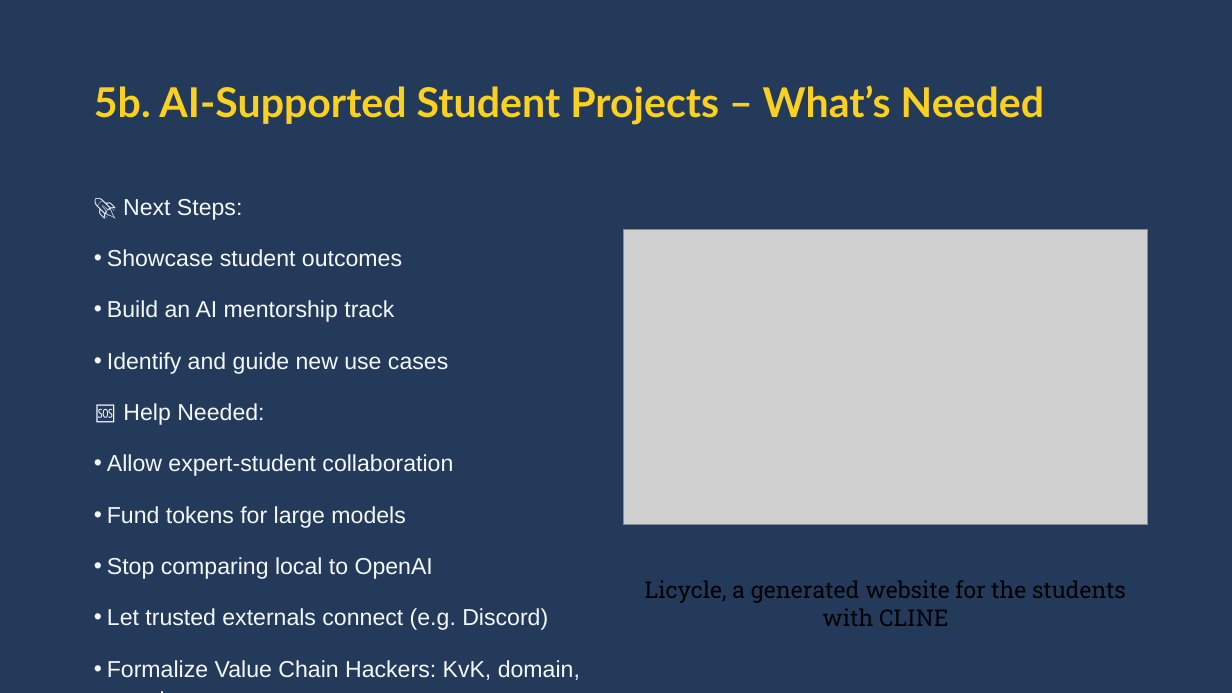
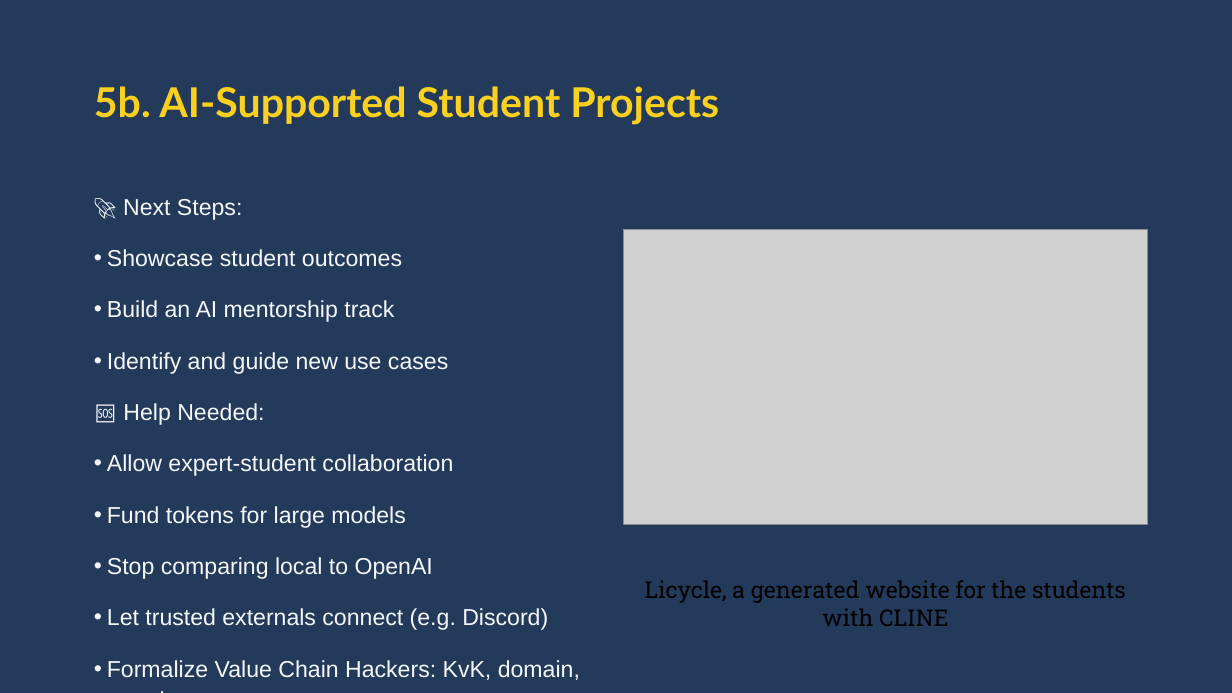
Before and after one commit to Value-Chain-Hackers/VCH-Overview, a slide deck: slide 12 of _PRESENTATIONS/VCH-Overview/Overview.pptx. Drawn at 1232x693 pixels with LibreOffice and Linux fonts; fonts in the diff are those of the drawing; grey boxes stand for pictures. Boxes give left, top, right and bottom in pixels: in the first picture for what was removed or moved away, otherwise in the second. Text is boxed around its words. In the diff, an @@ line names an element or a change of style, - is before the commit and + after.

```diff
--- a/_PRESENTATIONS/VCH-Overview/Overview.pptx
+++ b/_PRESENTATIONS/VCH-Overview/Overview.pptx
@@ title at (94,86,719,125): text changed @@
-5b. AI-Supported Student Projects – What’s Needed
+5b. AI-Supported Student Projects
```
Also in this commit, not shown: 8 other slides changed, 5 other files.
